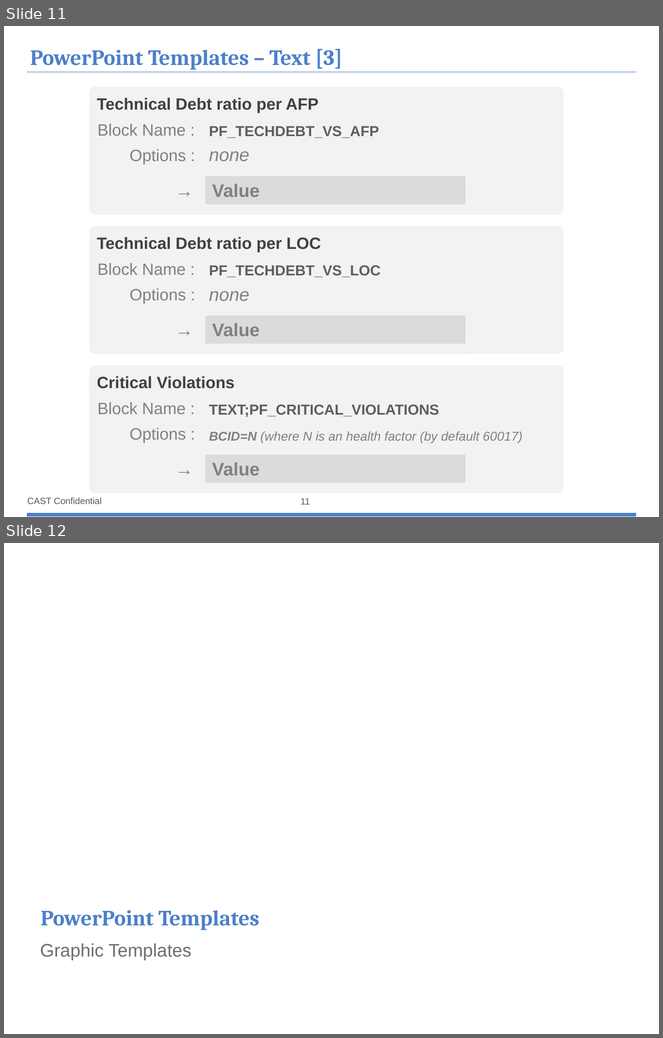
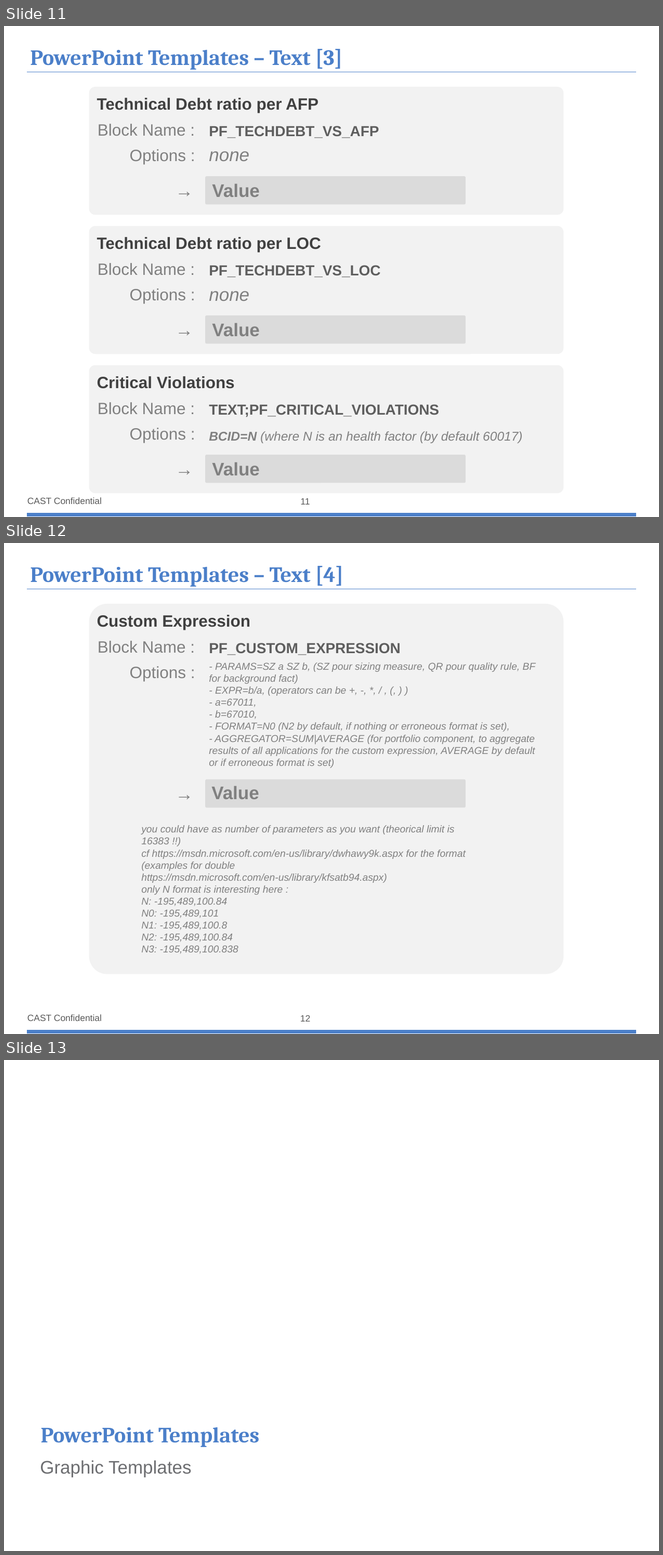
Before and after one commit to CAST-projects/ReportGenerator, a slide deck: CastReporting.Reporting/PortfolioTemplatesFiles/1- Portfolio-Powerpoint-components-library.pptx. Shown one above the other, each under a label of ours: slides 11 and 12 before the commit, slides 11, 12 and 13 after it. The pictures are 663x1038 and 663x1555 pixels, drawn with LibreOffice and Linux fonts; fonts in the diff are those of the drawing; background and template pictures are left out. Boxes give left, top, right and bottom in pixels: in the first picture for what was removed or moved away, otherwise in the second. Text is boxed around its words. In the diff, an @@ line names an element or a change of style, - is before the commit and + after.

Commit message:
REPORTGEN-40 : Update the word, ppt and excel templates

```diff
--- a/CastReporting.Reporting/PortfolioTemplatesFiles/1- Portfolio-Powerpoint-components-library.pptx
+++ b/CastReporting.Reporting/PortfolioTemplatesFiles/1- Portfolio-Powerpoint-components-library.pptx
@@ slide 12 added at <box>4,543,659,1034</box>, background #FFFFFF; not listed: 3 template elements that a slide beside it also shows @@
@@ title added at <box>30,566,344,587</box>, 24 pt, text #4B7FC9, bold @@
+PowerPoint Templates – Text [4]
@@ rounded rectangle added at <box>89,604,564,975</box>, fill #F2F2F2 @@
@@ text added at <box>97,615,250,630</box>, 18 pt, text #404040, bold @@
+Custom Expression
@@ text added at <box>98,641,186,653</box>, 18 pt, text #808080 @@
+Block Name :
@@ text added at <box>209,643,401,655</box>, 16 pt, text #5E5E5E, bold @@
+PF_CUSTOM_EXPRESSION
@@ text added at <box>130,666,186,681</box>, 18 pt, text #808080 @@
+Options :
@@ text added at <box>209,663,536,768</box>, 11 pt, text #808080, italic @@
+- PARAMS=SZ a SZ b, (SZ pour sizing measure, QR pour quality rule, BF for background fact)
+- EXPR=b/a, (operators can be +, -, *, / , (, ) )
+- a=67011,
+- b=67010,
+- FORMAT=N0 (N2 by default, if nothing or erroneous format is set),
+- AGGREGATOR=SUM|AVERAGE (for portfolio component, to aggregate results of all applications for the custom expression, AVERAGE by default or if erroneous format is set)
@@ text added at <box>169,779,201,808</box>, 20 pt, text #808080, bold @@
+→
@@ rounded rectangle added at <box>205,780,465,808</box>, fill #BFBFBF at 45% opacity @@
@@ text added at <box>211,786,259,799</box>, 20 pt, text #808080, bold @@
+Value
@@ text added at <box>141,825,466,954</box>, 11 pt, text #808080, italic @@
+you could have as number of parameters as you want (theorical limit is 16383 !!)
+cf https://msdn.microsoft.com/en-us/library/dwhawy9k.aspx for the format
+(examples for double https://msdn.microsoft.com/en-us/library/kfsatb94.aspx)
+only N format is interesting here :
+N: -195,489,100.84
+N0: -195,489,101
+N1: -195,489,100.8
+N2: -195,489,100.84
+N3: -195,489,100.838
@@ page number added at <box>300,1016,310,1022</box>, 10 pt, text #595959 @@
+12
@@ what was slide 12 is now slide 13 @@
```
Also in this commit, not shown: 4 other files.
